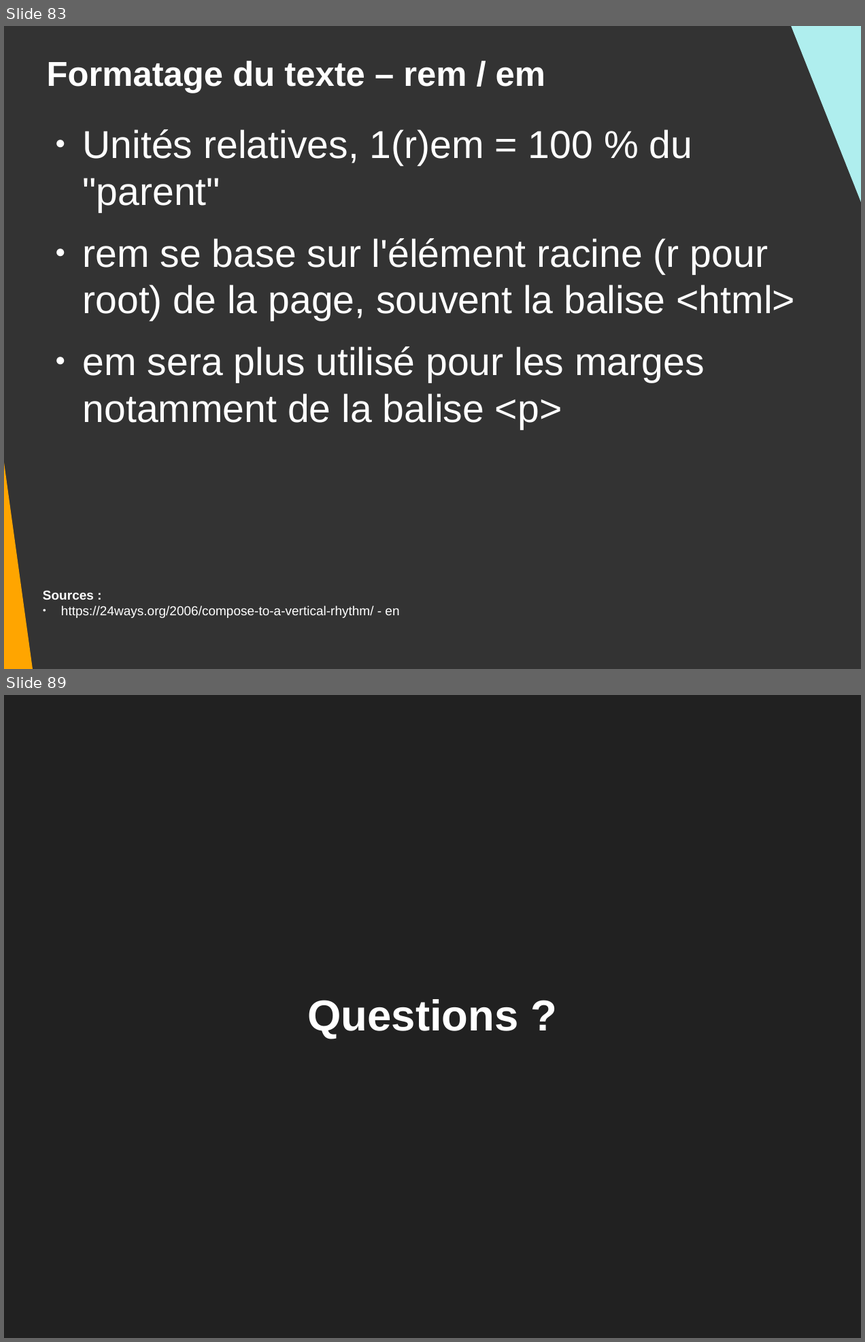
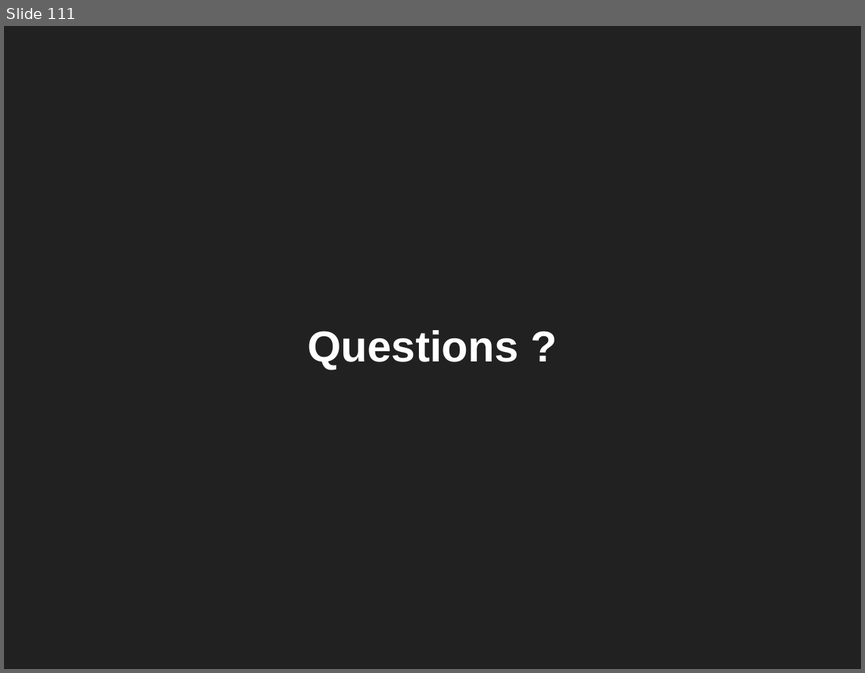
Before and after one commit to DanYellow/presentations, a slide deck: mmi/html/travaux-pratiques/numero-2/presentation.odp. Shown one above the other, each under a label of ours: slides 83 and 89 before the commit, slide 111 after it; the slides between them are not shown. The pictures are 865x1342 and 865x673 pixels, drawn with LibreOffice and Linux fonts; fonts in the diff are those of the drawing. Boxes give left, top, right and bottom in pixels: in the first picture for what was removed or moved away, otherwise in the second. Text is boxed around its words. In the diff, an @@ line names an element or a change of style, - is before the commit and + after.

```diff
--- a/mmi/html/travaux-pratiques/numero-2/presentation.odp
+++ b/mmi/html/travaux-pratiques/numero-2/presentation.odp
@@ slide 83 removed at (4,26,861,669), background #333333 @@
@@ right triangle removed at (781,26,861,335) @@
@@ title removed at (47,61,545,93) @@
-Formatage du texte – rem / em
@@ right triangle removed at (4,125,35,669) @@
@@ text removed at (83,129,795,429) @@
-● Unités relatives, 1(r)em = 100 % du "parent"
-● rem se base sur l'élément racine (r pour root) de la page, souvent la balise <html>
-● em sera plus utilisé pour les marges notamment de la balise <p>
@@ text removed at (43,590,399,618) @@
-Sources :
-● https://24ways.org/2006/compose-to-a-vertical-rhythm/ - en
@@ what was slide 89 is now slide 111 @@
```
Also in this commit, not shown: 6 slides changed, 31 slides added, 8 other slides removed, 10 other files.
